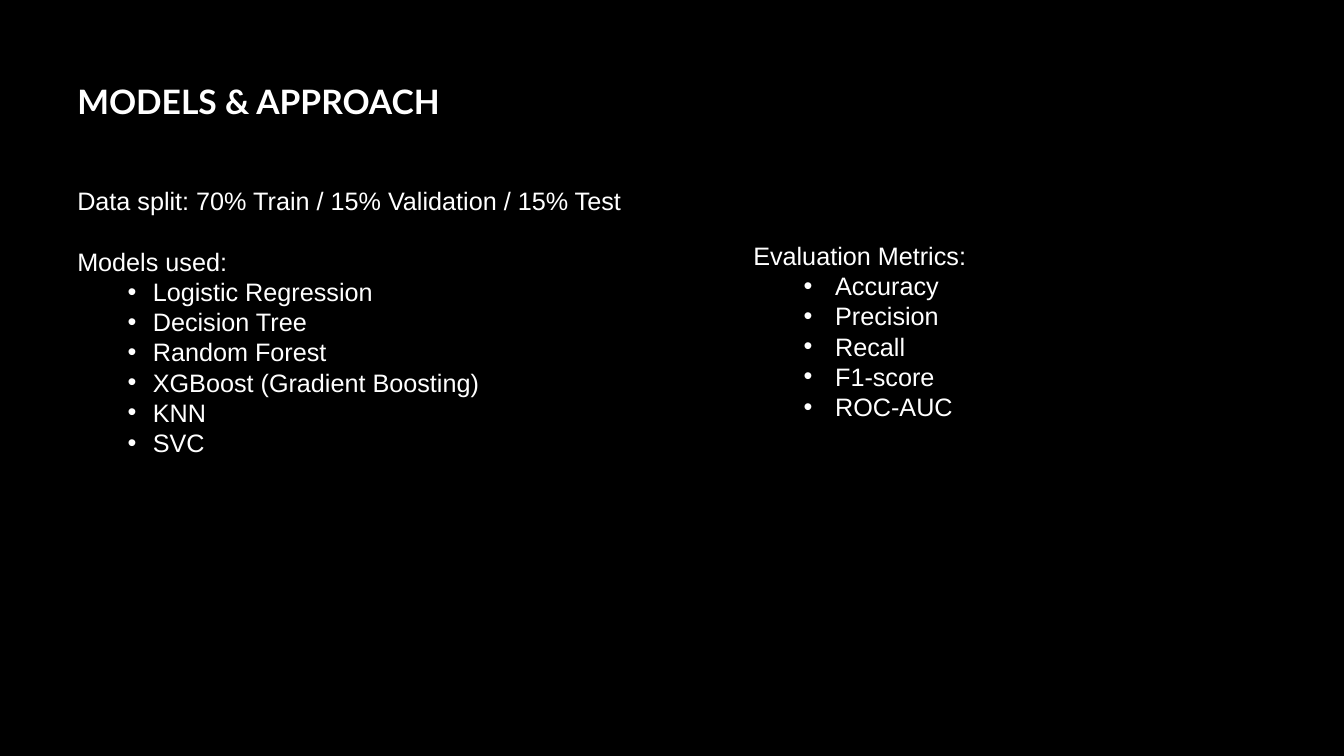
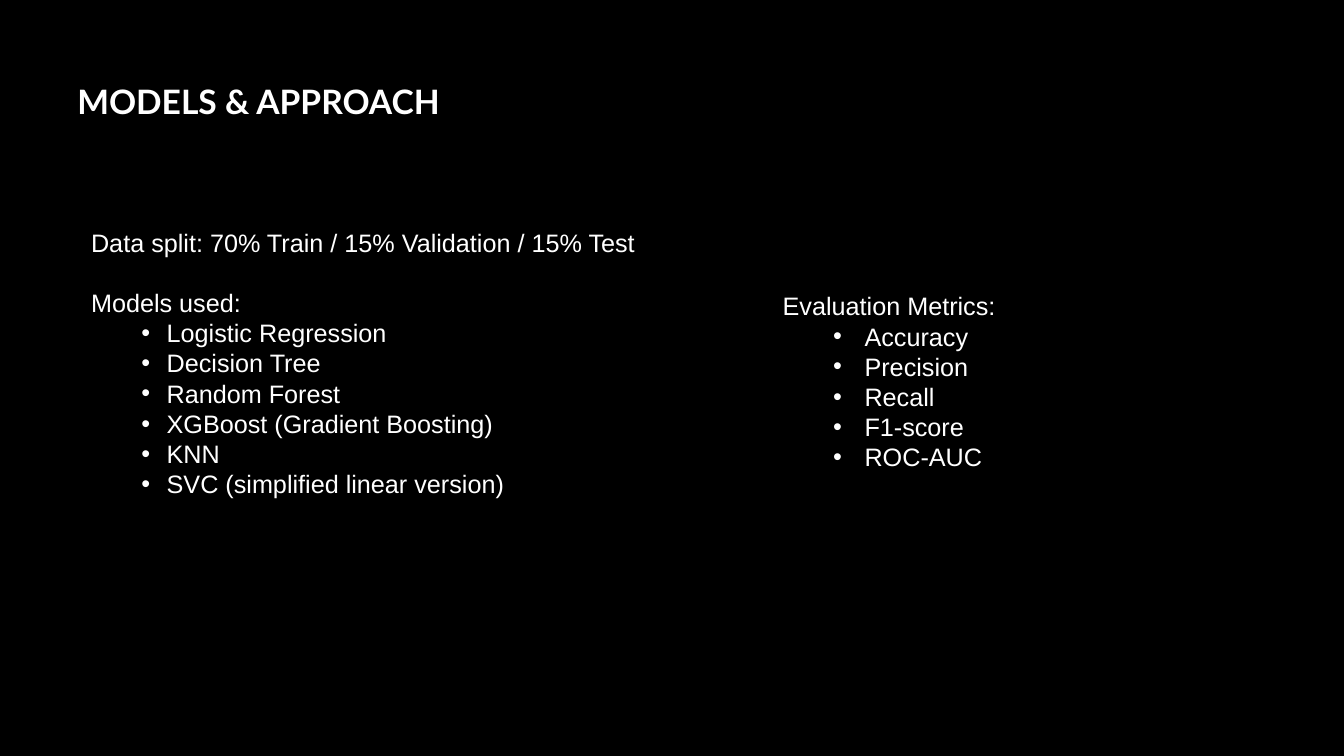
Before and after one commit to yu-cyber01/Final__Hotel_Booking_Demand_ITAI1371_WED14406_CherlukSumdin, a slide deck: slide 2 of Final Presentation.pptx. Drawn at 1344x756 pixels with LibreOffice and Linux fonts; fonts in the diff are those of the drawing. Boxes give left, top, right and bottom in pixels: in the first picture for what was removed or moved away, otherwise in the second. Text is boxed around its words. In the diff, an @@ line names an element or a change of style, - is before the commit and + after.

```diff
--- a/Final Presentation.pptx
+++ b/Final Presentation.pptx
@@ text "Data split: 70% Train / ...": place and size @@
-text "Data split: 70% Train / ..." at bbox=[77, 191, 621, 453]
+text "Data split: 70% Train / ..." at bbox=[91, 233, 635, 499]
@@ text "Evaluation Metrics:": place and size @@
-text "Evaluation Metrics:" at bbox=[753, 246, 966, 417]
+text "Evaluation Metrics:" at bbox=[783, 296, 995, 467]
@@ text at bbox=[167, 474, 504, 499]: text changed @@
-    • SVC
+    • SVC (simplified linear version)
```
Also in this commit, not shown: 2 other slides changed.
